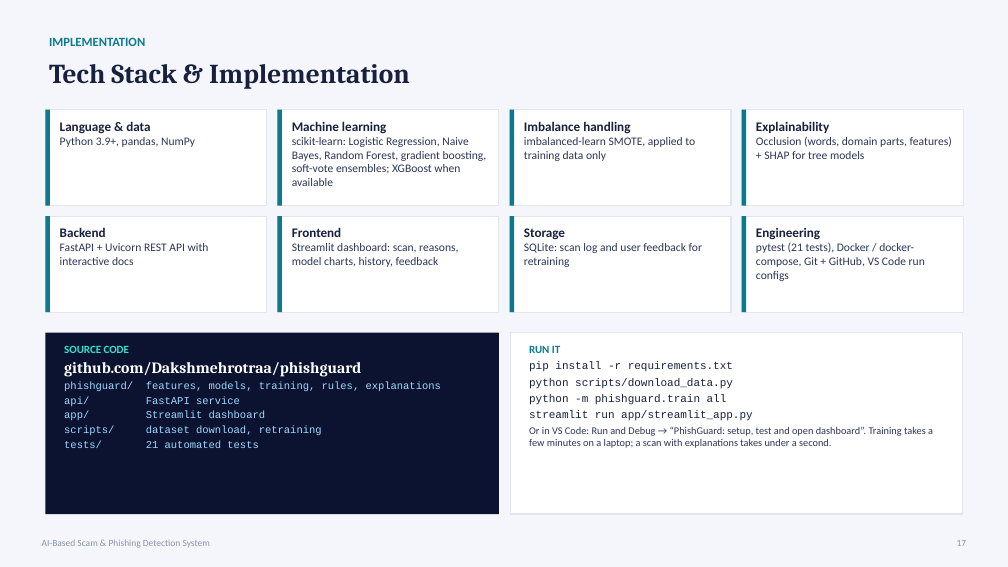
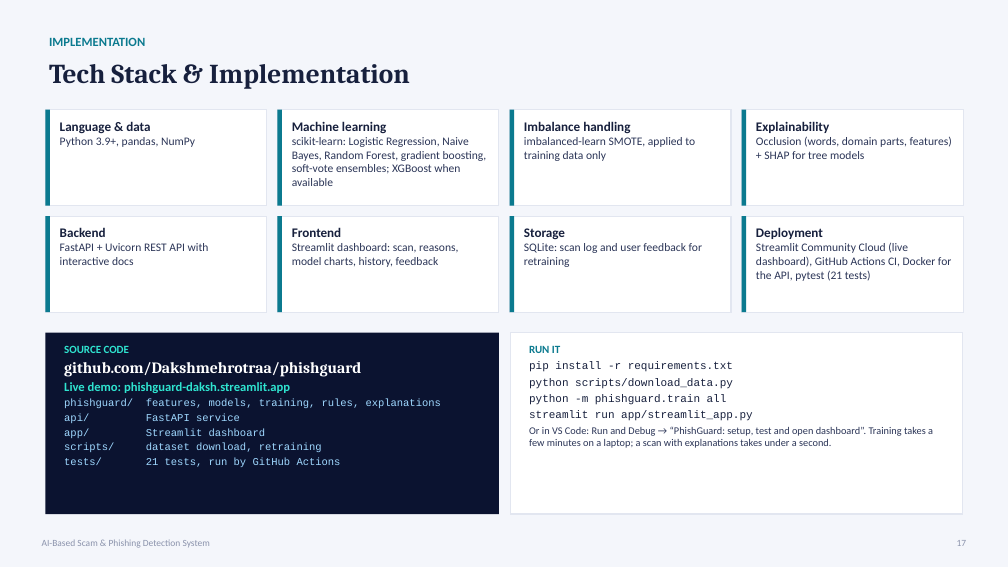
Before and after one commit to Dakshmehrotraa/phishguard, a slide deck: slide 17 of docs/AI_Scam_Phishing_Detection_Final.pptx. Drawn at 1008x567 pixels with LibreOffice and Linux fonts; fonts in the diff are those of the drawing. Boxes give left, top, right and bottom in pixels: in the first picture for what was removed or moved away, otherwise in the second. Text is boxed around its words. In the diff, an @@ line names an element or a change of style, - is before the commit and + after.

Commit message:
Deck: add the live demo link and CI to the tech stack and demo slides

```diff
--- a/docs/AI_Scam_Phishing_Detection_Final.pptx
+++ b/docs/AI_Scam_Phishing_Detection_Final.pptx
@@ text at (x1=756, y1=227, x2=951, y2=281): text changed @@
-Engineering
-pytest (21 tests), Docker / docker-compose, Git + GitHub, VS Code run configs
+Deployment
+Streamlit Community Cloud (live dashboard), GitHub Actions CI, Docker for the API, pytest (21 tests)
@@ text at (x1=64, y1=382, x2=290, y2=393): paragraph added @@
+Live demo: phishguard-daksh.streamlit.app
@@ text at (x1=146, y1=458, x2=341, y2=467): text changed @@
-tests/ 21 automated tests
+tests/ 21 tests, run by GitHub Actions
```
Also in this commit, not shown: 1 other slide changed.
